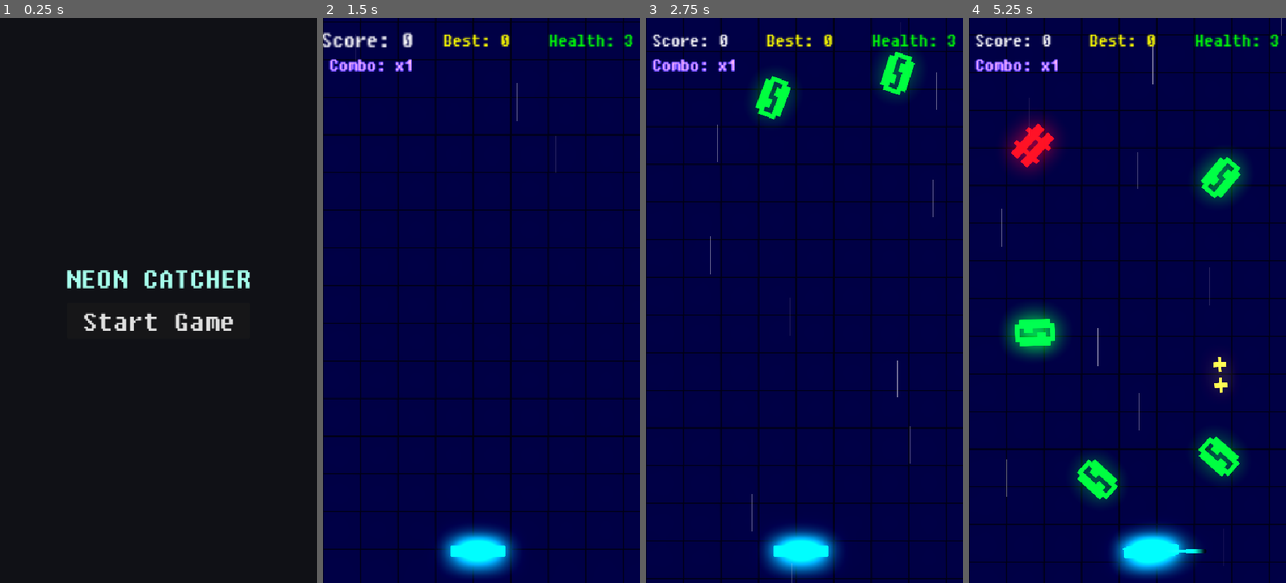
Above: before the commit, frames 1-4 (left to right).
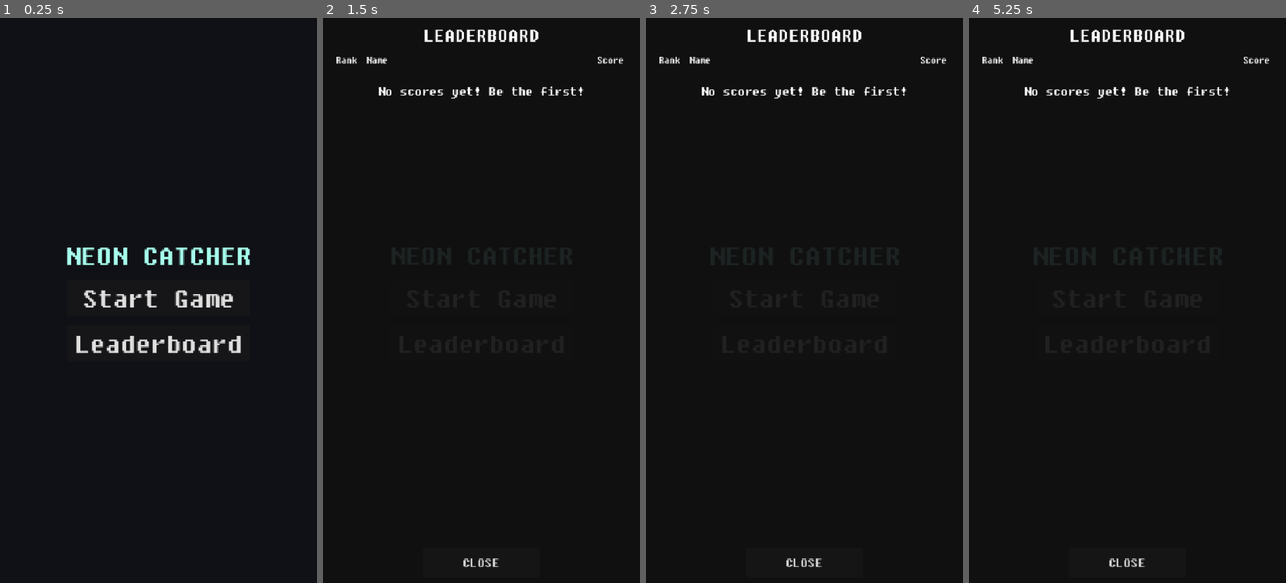
Above: after the commit, the same moments.

Repository: Fuheshka/Neon-Catcher
Game: Godot game, scene res://scenes/main_menu.tscn
Two runs of this game, one before a commit and one after it. Both use one fixed random seed, a clock stepped at 60 frames per second and the inputs below. The engine's default icon, where the game draws it, is replaced by a stand-in: a white triangle on a blue panel in a dark square.
Inputs (mouse positions are in pixels of both pictures, inside the frame that each line leads up to):
- Up to frame 1 (0.25 s): no input
- Up to frame 2 (1.5 s): click (481, 345) at 0.5 s, where only the run after the commit has a clickable "Leaderboard"; click "Start Game" at 1.25 s
- Up to frame 3 (2.75 s): click (804, 300) at 2 s, where only the run after the commit has a clickable "Start Game"
- Up to frame 4 (5.25 s): move the mouse to (1197, 272) at 2.77 s; hold D (move_right) 2.78-3.5 s; click (1197, 272) at 2.92 s; drag from (1064, 328) to (1222, 549) at 3.52 s; move the mouse to (1159, 176) at 4.27 s; hold D (move_right) 4.28-5 s; drag from (1111, 413) to (1219, 419) at 5.02 s

The runs differ from the first frame. In frame 1, 4.1% of the frame differs, in the area x 21-79%, y 40-60%; in frame 2, 95%; in frame 3, 95%; in frame 4, 95%, in the area x 0-100%, y 0-100%.

Commit message:
Add local leaderboard system (Top 10)
Implements a local Top 10 leaderboard with nickname input and persistence. Adds LeaderboardManager autoload (scripts/LeaderboardManager.gd) that stores/sorts entries and saves to user://leaderboard.json, plus scenes and scripts: LeaderboardUI, LeaderboardRow, RegistrationScreen and their supporting theme. Integrates the UI into ui.tscn, wires up MainMenu and GameOverScreen to show the leaderboard and registration flow (including a "Leaderboard" button in the main menu and "View Leaderboard" in Game Over). Handles nickname validation (max 12 chars, defaults to "Anonymous"), emits leaderboard_updated/nickname_submitted/closed signals, and keeps only the top 10 scores.

Diff:
--- a/project.godot
+++ b/project.godot
@@ -25,6 +25,7 @@
 Audio_Manager="*uid://dc0ep77pwi1os"
 Music_Manager="*uid://dbex7pbetvmwp"
 MusicManager="*res://scripts/MusicManager.gd"
+LeaderboardManager="*res://scripts/LeaderboardManager.gd"
 
 [display]
 
--- /dev/null
+++ b/scenes/LeaderboardRow.tscn
@@ -0,0 +1,30 @@
+[gd_scene format=3 uid="uid://d2n7yo4vvqboe"]
+
+[ext_resource type="Theme" uid="uid://c0jn3dnnk56d4" path="res://theme1.tres" id="1_ctn7n"]
+
+[node name="LeaderboardRow" type="HBoxContainer" unique_id=1848350914]
+custom_minimum_size = Vector2(0, 40)
+offset_right = 600.0
+offset_bottom = 40.0
+theme = ExtResource("1_ctn7n")
+
+[node name="RankLabel" type="Label" parent="." unique_id=1652110628]
+custom_minimum_size = Vector2(60, 0)
+layout_mode = 2
+text = "1."
+horizontal_alignment = 1
+vertical_alignment = 1
+
+[node name="NameLabel" type="Label" parent="." unique_id=142554438]
+custom_minimum_size = Vector2(300, 0)
+layout_mode = 2
+size_flags_horizontal = 3
+text = "PlayerName"
+vertical_alignment = 1
+
+[node name="ScoreLabel" type="Label" parent="." unique_id=279257911]
+custom_minimum_size = Vector2(150, 0)
+layout_mode = 2
+text = "99999"
+horizontal_alignment = 2
+vertical_alignment = 1
--- /dev/null
+++ b/scenes/LeaderboardUI.tscn
@@ -0,0 +1,93 @@
+[gd_scene format=3 uid="uid://c8p7yqgr0qv1x"]
+
+[ext_resource type="Script" uid="uid://dpyg2l1qraxbj" path="res://scripts/LeaderboardUI.gd" id="1_37mli"]
+[ext_resource type="Theme" uid="uid://c0jn3dnnk56d4" path="res://theme1.tres" id="1_dsup0"]
+
+[node name="LeaderboardUI" type="Control" unique_id=452041036]
+layout_mode = 3
+anchors_preset = 15
+anchor_right = 1.0
+anchor_bottom = 1.0
+grow_horizontal = 2
+grow_vertical = 2
+theme = ExtResource("1_dsup0")
+script = ExtResource("1_37mli")
+
+[node name="ColorRect" type="ColorRect" parent="." unique_id=1167597595]
+layout_mode = 1
+anchors_preset = 15
+anchor_right = 1.0
+anchor_bottom = 1.0
+grow_horizontal = 2
+grow_vertical = 2
+color = Color(0, 0, 0, 0.8)
+
+[node name="Panel" type="Panel" parent="." unique_id=604816203]
+layout_mode = 1
+anchors_preset = 15
+anchor_right = 1.0
+anchor_bottom = 1.0
+grow_horizontal = 2
+grow_vertical = 2
+
+[node name="VBoxContainer" type="VBoxContainer" parent="Panel" unique_id=1127758452]
+layout_mode = 1
+anchors_preset = 15
+anchor_right = 1.0
+anchor_bottom = 1.0
+offset_left = 10.0
+offset_top = 10.0
+offset_right = -10.0
+offset_bottom = -10.0
+grow_horizontal = 2
+grow_vertical = 2
+theme_override_constants/separation = 10
+
+[node name="TitleLabel" type="Label" parent="Panel/VBoxContainer" unique_id=481017380]
+layout_mode = 2
+theme_override_font_sizes/font_size = 36
+text = "LEADERBOARD"
+horizontal_alignment = 1
+
+[node name="HeaderRow" type="HBoxContainer" parent="Panel/VBoxContainer" unique_id=2124308458]
+custom_minimum_size = Vector2(0, 30)
+layout_mode = 2
+
+[node name="RankHeader" type="Label" parent="Panel/VBoxContainer/HeaderRow" unique_id=209110695]
+custom_minimum_size = Vector2(60, 0)
+layout_mode = 2
+theme_override_font_sizes/font_size = 18
+text = "Rank"
+horizontal_alignment = 1
+
+[node name="NameHeader" type="Label" parent="Panel/VBoxContainer/HeaderRow" unique_id=195511567]
+custom_minimum_size = Vector2(300, 0)
+layout_mode = 2
+size_flags_horizontal = 3
+theme_override_font_sizes/font_size = 18
+text = "Name"
+
+[node name="ScoreHeader" type="Label" parent="Panel/VBoxContainer/HeaderRow" unique_id=751556271]
+custom_minimum_size = Vector2(150, 0)
+layout_mode = 2
+theme_override_font_sizes/font_size = 18
+text = "Score  "
+horizontal_alignment = 2
+
+[node name="HSeparator" type="HSeparator" parent="Panel/VBoxContainer" unique_id=2073957584]
+layout_mode = 2
+
+[node name="ScrollContainer" type="ScrollContainer" parent="Panel/VBoxContainer" unique_id=2072698377]
+layout_mode = 2
+size_flags_vertical = 3
+
+[node name="LeaderboardContainer" type="VBoxContainer" parent="Panel/VBoxContainer/ScrollContainer" unique_id=175885]
+layout_mode = 2
+size_flags_horizontal = 3
+size_flags_vertical = 3
+
+[node name="CloseButton" type="Button" parent="Panel/VBoxContainer" unique_id=1663936351]
+custom_minimum_size = Vector2(200, 50)
+layout_mode = 2
+size_flags_horizontal = 4
+text = "CLOSE"
--- /dev/null
+++ b/scenes/RegistrationScreen.tscn
@@ -0,0 +1,89 @@
+[gd_scene format=3 uid="uid://bqwmhu6dmfxqt"]
+
+[ext_resource type="FontFile" uid="uid://7gmdxpbn8lpj" path="res://assets/ofont.ru_Fixedsys.ttf" id="1_b5nkj"]
+[ext_resource type="Script" uid="uid://bvvsjrftc1dh2" path="res://scripts/RegistrationScreen.gd" id="1_k3h4p"]
+
+[sub_resource type="Theme" id="Theme_15wku"]
+default_font = ExtResource("1_b5nkj")
+default_font_size = 25
+
+[node name="RegistrationScreen" type="Control" unique_id=1623194373]
+layout_mode = 3
+anchors_preset = 15
+anchor_right = 1.0
+anchor_bottom = 1.0
+grow_horizontal = 2
+grow_vertical = 2
+theme = SubResource("Theme_15wku")
+script = ExtResource("1_k3h4p")
+
+[node name="ColorRect" type="ColorRect" parent="." unique_id=281450585]
+layout_mode = 1
+anchors_preset = 15
+anchor_right = 1.0
+anchor_bottom = 1.0
+grow_horizontal = 2
+grow_vertical = 2
+color = Color(0, 0, 0, 0.7)
+
+[node name="Panel" type="Panel" parent="." unique_id=448423492]
+layout_mode = 1
+anchors_preset = 8
+anchor_left = 0.5
+anchor_top = 0.5
+anchor_right = 0.5
+anchor_bottom = 0.5
+offset_left = -200.0
+offset_top = -150.0
+offset_right = 200.0
+offset_bottom = 150.0
+grow_horizontal = 2
+grow_vertical = 2
+
+[node name="VBoxContainer" type="VBoxContainer" parent="Panel" unique_id=1389953392]
+layout_mode = 1
+anchors_preset = 15
+anchor_right = 1.0
+anchor_bottom = 1.0
+grow_horizontal = 2
+grow_vertical = 2
+theme_override_constants/separation = 20
+
+[node name="TitleLabel" type="Label" parent="Panel/VBoxContainer" unique_id=824952804]
+layout_mode = 2
+theme_override_font_sizes/font_size = 32
+text = "NEW HIGH SCORE!"
+horizontal_alignment = 1
+
+[node name="ScoreLabel" type="Label" parent="Panel/VBoxContainer" unique_id=733555955]
+layout_mode = 2
+theme_override_font_sizes/font_size = 24
+text = "Your Score: 0"
+horizontal_alignment = 1
+
+[node name="SpacerTop" type="Control" parent="Panel/VBoxContainer" unique_id=777773347]
+custom_minimum_size = Vector2(0, 20)
+layout_mode = 2
+
+[node name="NicknameLabel" type="Label" parent="Panel/VBoxContainer" unique_id=612959461]
+layout_mode = 2
+text = "Enter Your Nickname:"
+horizontal_alignment = 1
+
+[node name="NicknameInput" type="LineEdit" parent="Panel/VBoxContainer" unique_id=1859234216]
+custom_minimum_size = Vector2(300, 40)
+layout_mode = 2
+size_flags_horizontal = 4
+placeholder_text = "Your Name (max 12 chars)"
+alignment = 1
+max_length = 12
+
+[node name="SpacerBottom" type="Control" parent="Panel/VBoxContainer" unique_id=1285064002]
+custom_minimum_size = Vector2(0, 10)
+layout_mode = 2
+
+[node name="ConfirmButton" type="Button" parent="Panel/VBoxContainer" unique_id=869195316]
+custom_minimum_size = Vector2(200, 50)
+layout_mode = 2
+size_flags_horizontal = 4
+text = "CONFIRM"
--- a/scenes/main_menu.tscn
+++ b/scenes/main_menu.tscn
@@ -10,7 +10,7 @@
 default_font = ExtResource("2")
 default_font_size = 52
 
-[node name="MainMenu" type="Control" unique_id=1788953916 node_paths=PackedStringArray("start_button", "quit_button", "title_label")]
+[node name="MainMenu" type="Control" unique_id=1788953916 node_paths=PackedStringArray("start_button", "quit_button", "title_label", "leaderboard_button")]
 layout_mode = 3
 anchors_preset = 15
 anchor_right = 1.0
@@ -22,6 +22,7 @@
 start_button = NodePath("CenterContainer/VBoxContainer/StartButton")
 quit_button = NodePath("CenterContainer/VBoxContainer/QuitButton")
 title_label = NodePath("CenterContainer/VBoxContainer/TitleLabel")
+leaderboard_button = NodePath("CenterContainer/VBoxContainer/LeaderboardButton")
 
 [node name="Background" type="ColorRect" parent="." unique_id=295733714]
 layout_mode = 0
@@ -56,6 +57,11 @@
 layout_mode = 2
 text = "Start Game"
 
+[node name="LeaderboardButton" type="Button" parent="CenterContainer/VBoxContainer"]
+custom_minimum_size = Vector2(240, 0)
+layout_mode = 2
+text = "Leaderboard"
+
 [node name="QuitButton" type="Button" parent="CenterContainer/VBoxContainer" unique_id=1068384368]
 visible = false
 custom_minimum_size = Vector2(240, 0)
--- a/scenes/ui.tscn
+++ b/scenes/ui.tscn
@@ -1,9 +1,11 @@
-[gd_scene format=3 uid="uid://q84vpce34yvx"]
+[gd_scene load_steps=7 format=3 uid="uid://q84vpce34yvx"]
 
 [ext_resource type="Script" uid="uid://b8ttkigeoqh1v" path="res://scripts/webmanager.gd" id="1_gdt2y"]
 [ext_resource type="Script" uid="uid://c6x6j5ax3cxws" path="res://scripts/HUD.gd" id="1_x4jx1"]
 [ext_resource type="FontFile" uid="uid://7gmdxpbn8lpj" path="res://assets/ofont.ru_Fixedsys.ttf" id="1_yev5y"]
 [ext_resource type="Script" uid="uid://cmku4yp7fwhvu" path="res://scripts/GameOverScreen.gd" id="2_yev5y"]
+[ext_resource type="PackedScene" uid="uid://bqwmhu6dmfxqt" path="res://scenes/RegistrationScreen.tscn" id="5_regis"]
+[ext_resource type="PackedScene" uid="uid://c8p7yqgr0qv1x" path="res://scenes/LeaderboardUI.tscn" id="6_leader"]
 
 [sub_resource type="Theme" id="Theme_gdt2y"]
 default_font = ExtResource("1_yev5y")
@@ -119,7 +121,7 @@
 layout_mode = 2
 text = "Start"
 
-[node name="GameOver" type="Control" parent="." unique_id=1437624638 node_paths=PackedStringArray("restart_button", "quit_button")]
+[node name="GameOver" type="Control" parent="." unique_id=1437624638 node_paths=PackedStringArray("restart_button", "quit_button", "leaderboard_button")]
 process_mode = 2
 visible = false
 layout_mode = 3
@@ -132,6 +134,7 @@
 script = ExtResource("2_yev5y")
 restart_button = NodePath("VBoxContainer/RestartButton")
 quit_button = NodePath("VBoxContainer/QuitButton")
+leaderboard_button = NodePath("VBoxContainer/LeaderboardButton")
 
 [node name="ColorRect" type="ColorRect" parent="GameOver" unique_id=1768850512]
 layout_mode = 0
@@ -159,6 +162,10 @@
 layout_mode = 2
 text = "Restart"
 
+[node name="LeaderboardButton" type="Button" parent="GameOver/VBoxContainer"]
+layout_mode = 2
+text = "View Leaderboard"
+
 [node name="QuitButton" type="Button" parent="GameOver/VBoxContainer" unique_id=3834191]
 layout_mode = 2
 text = "Quit"
@@ -172,3 +179,9 @@
 grow_vertical = 2
 mouse_filter = 2
 color = Color(1, 1, 1, 0)
+
+[node name="RegistrationScreen" parent="." instance=ExtResource("5_regis")]
+process_mode = 2
+
+[node name="LeaderboardUI" parent="." instance=ExtResource("6_leader")]
+process_mode = 2
--- a/scripts/GameOverScreen.gd
+++ b/scripts/GameOverScreen.gd
@@ -5,7 +5,12 @@
 
 @export var restart_button: Button
 @export var quit_button: Button
+@export var leaderboard_button: Button
 @onready var _events: Node = get_node("/root/Events")
+
+var _registration_screen: Control
+var _leaderboard_ui: Control
+var _game_manager: GameManager
 
 
 func _ready() -> void:
@@ -14,10 +19,64 @@
 	restart_button.pressed.connect(_on_restart_pressed)
 	quit_button.pressed.connect(_on_quit_pressed)
 
+	if leaderboard_button:
+		leaderboard_button.pressed.connect(_on_leaderboard_button_pressed)
+
+	# Get references to the new screens
+	call_deferred("_setup_leaderboard_references")
+
+
+func _setup_leaderboard_references() -> void:
+	# Get registration screen and leaderboard UI from parent (UI CanvasLayer)
+	var parent = get_parent()
+	if parent:
+		_registration_screen = parent.get_node_or_null("RegistrationScreen")
+		_leaderboard_ui = parent.get_node_or_null("LeaderboardUI")
+
+		# Connect signals
+		if _registration_screen and _registration_screen.has_signal("nickname_submitted"):
+			_registration_screen.nickname_submitted.connect(_on_nickname_submitted)
+
+		if _leaderboard_ui and _leaderboard_ui.has_signal("closed"):
+			_leaderboard_ui.closed.connect(_on_leaderboard_closed)
+
+	# Get game manager reference
+	_game_manager = get_node_or_null("/root/Main/GameManager")
+
 
 func _on_game_over() -> void:
+	# Check if this is a high score
+	var current_score = 0
+	if _game_manager:
+		current_score = _game_manager.score
+
+	if LeaderboardManager.is_high_score(current_score):
+		# Show registration screen for high score
+		if _registration_screen:
+			_registration_screen.show_screen(current_score)
+			get_tree().paused = true
+	else:
+		# Show regular game over screen
+		visible = true
+		get_tree().paused = true
+
+
+func _on_nickname_submitted() -> void:
+	# After nickname is submitted, show the leaderboard
+	if _leaderboard_ui:
+		_leaderboard_ui.show_leaderboard()
+
+
+func _on_leaderboard_closed() -> void:
+	# After leaderboard is closed, show the regular game over screen
 	visible = true
-	get_tree().paused = true
+
+
+func _on_leaderboard_button_pressed() -> void:
+	# Show the leaderboard when button is pressed
+	if _leaderboard_ui:
+		visible = false
+		_leaderboard_ui.show_leaderboard()
 
 
 func _on_restart_pressed() -> void:
--- /dev/null
+++ b/scripts/LeaderboardManager.gd
@@ -0,0 +1,112 @@
+extends Node
+## LeaderboardManager - AutoLoad singleton for managing top 10 scores
+
+const LEADERBOARD_FILE = "user://leaderboard.json"
+const MAX_ENTRIES = 10
+
+## Array of dictionaries: {"name": String, "score": int}
+var leaderboard: Array[Dictionary] = []
+
+signal leaderboard_updated()
+
+
+func _ready() -> void:
+	load_leaderboard()
+
+
+## Check if a score qualifies for the Top 10
+func is_high_score(score: int) -> bool:
+	# If we have less than MAX_ENTRIES, it's automatically a high score
+	if leaderboard.size() < MAX_ENTRIES:
+		return true
+
+	# Check if the score is higher than the lowest score in the leaderboard
+	return score > leaderboard[leaderboard.size() - 1]["score"]
+
+
+## Add a new score entry to the leaderboard
+func add_score(nickname: String, score: int) -> void:
+	# Create new entry
+	var entry: Dictionary = {
+		"name": nickname.strip_edges().substr(0, 12),  # Limit to 12 characters
+		"score": score
+	}
+
+	# Add to leaderboard
+	leaderboard.append(entry)
+
+	# Sort by score (descending)
+	leaderboard.sort_custom(func(a, b): return a["score"] > b["score"])
+
+	# Keep only top 10
+	if leaderboard.size() > MAX_ENTRIES:
+		leaderboard.resize(MAX_ENTRIES)
+
+	# Save and notify
+	save_leaderboard()
+	leaderboard_updated.emit()
+
+
+## Get the full leaderboard
+func get_leaderboard() -> Array[Dictionary]:
+	return leaderboard.duplicate()
+
+
+## Get a specific rank (1-based index)
+func get_rank(index: int) -> Dictionary:
+	if index > 0 and index <= leaderboard.size():
+		return leaderboard[index - 1]
+	return {}
+
+
+## Save leaderboard to disk
+func save_leaderboard() -> void:
+	var file = FileAccess.open(LEADERBOARD_FILE, FileAccess.WRITE)
+	if file == null:
+		push_error("Failed to open leaderboard file for writing: " + str(FileAccess.get_open_error()))
+		return
+
+	var json_string = JSON.stringify(leaderboard, "\t")
+	file.store_string(json_string)
+	file.close()
+
+
+## Load leaderboard from disk
+func load_leaderboard() -> void:
+	if not FileAccess.file_exists(LEADERBOARD_FILE):
+		# Initialize with empty leaderboard
+		leaderboard = []
+		return
+
+	var file = FileAccess.open(LEADERBOARD_FILE, FileAccess.READ)
+	if file == null:
+		push_error("Failed to open leaderboard file for reading: " + str(FileAccess.get_open_error()))
+		leaderboard = []
+		return
+
+	var json_string = file.get_as_text()
+	file.close()
+
+	var json = JSON.new()
+	var error = json.parse(json_string)
+
+	if error == OK:
+		var data = json.data
+		if data is Array:
+			leaderboard = []
+			for entry in data:
+				if entry is Dictionary and entry.has("name") and entry.has("score"):
+					leaderboard.append(entry)
+		else:
+			push_error("Leaderboard data is not an array")
+			leaderboard = []
+	else:
+		push_error("Failed to parse leaderboard JSON: " + json.get_error_message())
+		leaderboard = []
+
+
+## Clear all leaderboard entries
+func clear_leaderboard() -> void:
+	leaderboard.clear()
+	save_leaderboard()
+	leaderboard_updated.emit()
--- /dev/null
+++ b/scripts/LeaderboardUI.gd
@@ -0,0 +1,72 @@
+extends Control
+## LeaderboardUI - Display the top 10 scores
+
+@onready var leaderboard_container: VBoxContainer = $Panel/VBoxContainer/ScrollContainer/LeaderboardContainer
+@onready var close_button: Button = $Panel/VBoxContainer/CloseButton
+@onready var title_label: Label = $Panel/VBoxContainer/TitleLabel
+
+const LEADERBOARD_ROW = preload("res://scenes/LeaderboardRow.tscn")
+
+signal closed()
+
+
+func _ready() -> void:
+	hide()
+
+	if close_button:
+		close_button.pressed.connect(_on_close_pressed)
+
+	# Listen for leaderboard updates
+	if LeaderboardManager:
+		LeaderboardManager.leaderboard_updated.connect(_on_leaderboard_updated)
+
+
+func show_leaderboard() -> void:
+	refresh_leaderboard()
+	show()
+
+
+func refresh_leaderboard() -> void:
+	# Clear existing rows
+	if leaderboard_container:
+		for child in leaderboard_container.get_children():
+			child.queue_free()
+
+		# Get leaderboard data
+		var leaderboard = LeaderboardManager.get_leaderboard()
+
+		# Create rows for each entry
+		for i in range(leaderboard.size()):
+			var entry = leaderboard[i]
+			var row = LEADERBOARD_ROW.instantiate()
+			leaderboard_container.add_child(row)
+
+			# Set row data
+			var rank_label = row.get_node("RankLabel")
+			var name_label = row.get_node("NameLabel")
+			var score_label = row.get_node("ScoreLabel")
+
+			if rank_label:
+				rank_label.text = str(i + 1) + "."
+			if name_label:
+				name_label.text = entry.get("name", "Unknown")
+			if score_label:
+				score_label.text = str(entry.get("score", 0))
+
+		# If no entries, show a message
+		if leaderboard.is_empty():
+			var empty_label = Label.new()
+			empty_label.text = "No scores yet! Be the first!"
+			empty_label.horizontal_alignment = HORIZONTAL_ALIGNMENT_CENTER
+			empty_label.vertical_alignment = VERTICAL_ALIGNMENT_CENTER
+			leaderboard_container.add_child(empty_label)
+
+
+func _on_leaderboard_updated() -> void:
+	if visible:
+		refresh_leaderboard()
+
+
+func _on_close_pressed() -> void:
+	closed.emit()
+	hide()
--- a/scripts/MainMenu.gd
+++ b/scripts/MainMenu.gd
@@ -5,9 +5,13 @@
 
 @export var start_button: Button
 @export var quit_button: Button
+@export var leaderboard_button: Button
 @export var title_label: Label
 
 var _title_tween: Tween
+var _leaderboard_ui: Control
+
+const LEADERBOARD_UI_SCENE = preload("res://scenes/LeaderboardUI.tscn")
 
 
 func _ready() -> void:
@@ -15,7 +19,20 @@
 		start_button.pressed.connect(_on_start_pressed)
 	if is_instance_valid(quit_button):
 		quit_button.pressed.connect(_on_quit_pressed)
+	if is_instance_valid(leaderboard_button):
+		leaderboard_button.pressed.connect(_on_leaderboard_pressed)
 	_start_title_pulse()
+	_setup_leaderboard_ui()
+
+
+func _setup_leaderboard_ui() -> void:
+	# Instantiate the leaderboard UI
+	_leaderboard_ui = LEADERBOARD_UI_SCENE.instantiate()
+	add_child(_leaderboard_ui)
+
+	# Connect closed signal
+	if _leaderboard_ui.has_signal("closed"):
+		_leaderboard_ui.closed.connect(_on_leaderboard_closed)
 
 
 func _start_title_pulse() -> void:
@@ -37,5 +54,15 @@
 	get_tree().change_scene_to_file("res://scenes/main.tscn")
 
 
+func _on_leaderboard_pressed() -> void:
+	if _leaderboard_ui:
+		_leaderboard_ui.show_leaderboard()
+
+
+func _on_leaderboard_closed() -> void:
+	# Leaderboard was closed, nothing special to do
+	pass
+
+
 func _on_quit_pressed() -> void:
 	get_tree().quit()
--- /dev/null
+++ b/scripts/RegistrationScreen.gd
@@ -0,0 +1,61 @@
+extends Control
+## RegistrationScreen - UI for entering nickname after achieving a high score
+
+@onready var nickname_input: LineEdit = $Panel/VBoxContainer/NicknameInput
+@onready var confirm_button: Button = $Panel/VBoxContainer/ConfirmButton
+@onready var title_label: Label = $Panel/VBoxContainer/TitleLabel
+@onready var score_label: Label = $Panel/VBoxContainer/ScoreLabel
+
+var current_score: int = 0
+
+signal nickname_submitted()
+
+
+func _ready() -> void:
+	hide()
+	if confirm_button:
+		confirm_button.pressed.connect(_on_confirm_pressed)
+
+	if nickname_input:
+		nickname_input.text_submitted.connect(_on_text_submitted)
+		nickname_input.max_length = 12
+
+
+func show_screen(score: int) -> void:
+	current_score = score
+	if score_label:
+		score_label.text = "Your Score: " + str(score)
+
+	if nickname_input:
+		nickname_input.text = ""
+		nickname_input.grab_focus()
+
+	show()
+
+
+func _on_confirm_pressed() -> void:
+	_submit_score()
+
+
+func _on_text_submitted(_text: String) -> void:
+	_submit_score()
+
+
+func _submit_score() -> void:
+	if not nickname_input:
+		return
+
+	var nickname = nickname_input.text.strip_edges()
+
+	# Validate nickname
+	if nickname.is_empty():
+		nickname = "Anonymous"
+
+	# Add to leaderboard
+	LeaderboardManager.add_score(nickname, current_score)
+
+	# Emit signal to notify parent
+	nickname_submitted.emit()
+
+	# Hide this screen
+	hide()
--- /dev/null
+++ b/theme1.tres
@@ -0,0 +1,7 @@
+[gd_resource type="Theme" format=3 uid="uid://c0jn3dnnk56d4"]
+
+[ext_resource type="FontFile" uid="uid://7gmdxpbn8lpj" path="res://assets/ofont.ru_Fixedsys.ttf" id="1_rgm6y"]
+
+[resource]
+default_font = ExtResource("1_rgm6y")
+default_font_size = 25
Not shown, added: scripts/LeaderboardManager.gd.uid
Not shown, added: scripts/LeaderboardUI.gd.uid
Not shown, added: scripts/RegistrationScreen.gd.uid
